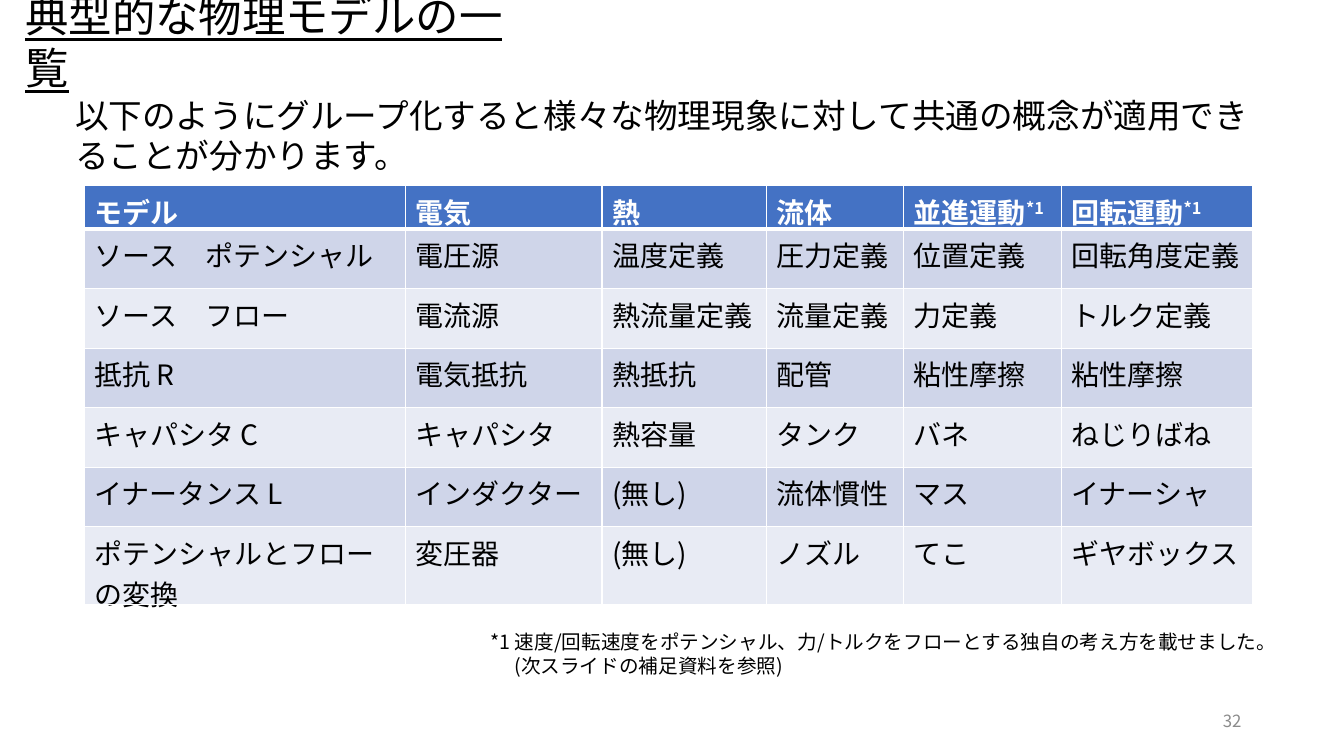
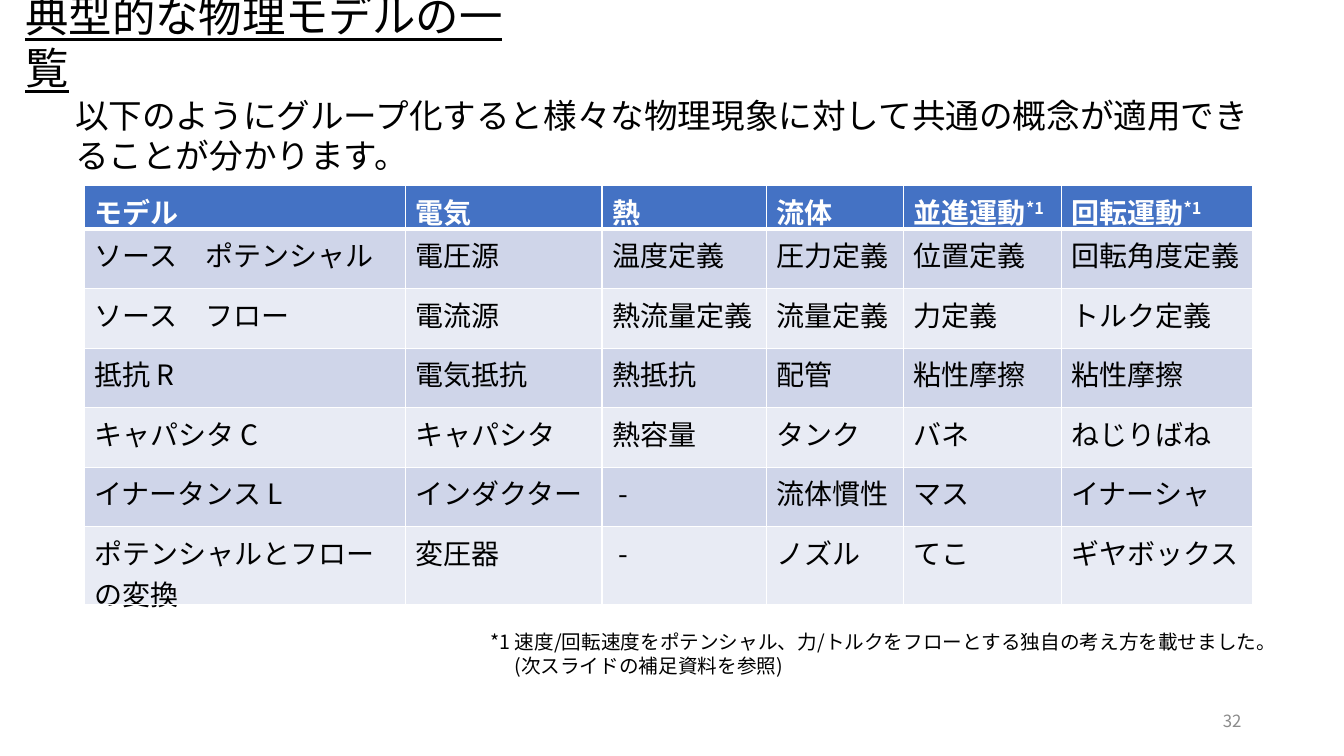
Before and after one commit to UedaShigenori/OpenModelica_Tutorials_Ja, a slide deck: slide 32 of 7_PhysicsDomainModel/OpenModelica_Tutorials_7_PlantModel.pptx. Drawn at 1344x756 pixels with LibreOffice and Linux fonts; fonts in the diff are those of the drawing. Boxes give left, top, right and bottom in pixels: in the first picture for what was removed or moved away, otherwise in the second. Text is boxed around its words. In the diff, an @@ line names an element or a change of style, - is before the commit and + after.

```diff
--- a/7_PhysicsDomainModel/OpenModelica_Tutorials_7_PlantModel.pptx
+++ b/7_PhysicsDomainModel/OpenModelica_Tutorials_7_PlantModel.pptx
@@ table at box(85, 186, 1253, 612) @@
-row 6, column 3: (無し)
+row 6, column 3: -
-row 7, column 3: (無し)
+row 7, column 3: -
```
Also in this commit, not shown: 3 other slides changed.
